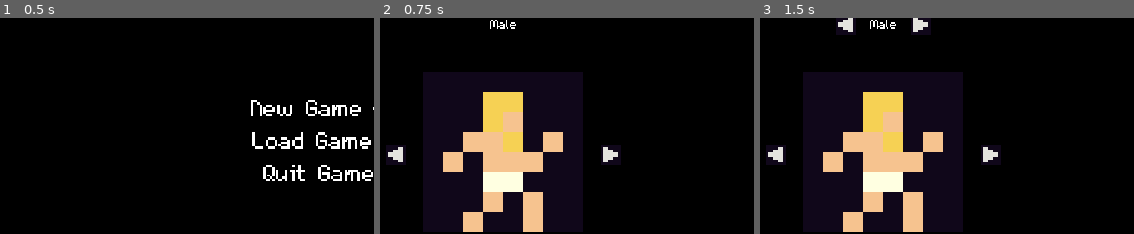
Above: before the commit, frames 1-3 (left to right).
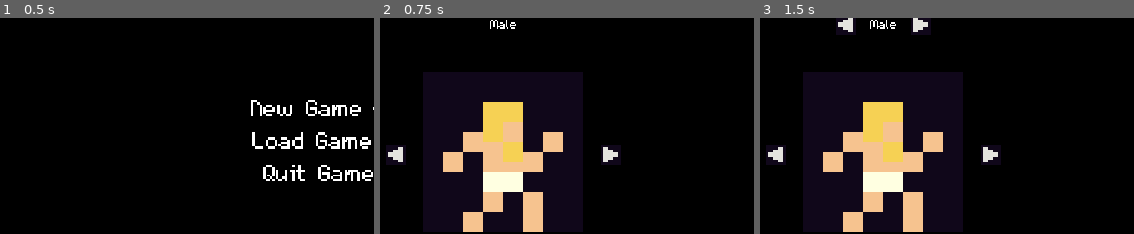
Above: after the commit, the same moments.

Repository: ChrisGlenn/Taelus
Game: Godot game, scene res://Scenes/Gameplay/MainMenu/main_menu.tscn
Two runs of this game, one before a commit and one after it. Both use one fixed random seed, a clock stepped at 60 frames per second and the inputs below.
Inputs:
- Up to frame 1 (0.5 s): no input
- Up to frame 2 (0.75 s): tap Enter at 0.5 s; hold Right (tae_right) from 0.53 s (still down); tap Space (tae_select) at 0.6 s
- Up to frame 3 (1.5 s): tap Space (tae_select) at 1.25 s; release Right (tae_right) at 1.28 s; hold Down (tae_down) from 1.28 s (still down); tap End (tae_end) at 1.35 s
The pictures show only the part of the screen within x 0-50%, y 32-82%; the shares and areas given below are measured in that part.

Frame 1 is identical in both runs. In frame 2, 1.5% of the frame differs, in the area x 27-39%, y 34-67%; in frame 3, 1.5%.

Commit message:
11/18/2023 NIGHT II

Diff:
--- a/Scenes/Gameplay/CharacterCreation/character_creation.gd
+++ b/Scenes/Gameplay/CharacterCreation/character_creation.gd
@@ -63,6 +63,13 @@
 					# fae easterner
 					AVATAR_CHAR.frame = 7
 					AVATAR_HAIR.frame = 37
+					AVATAR_HAIR.global_position.y = 208
+				elif char_input_pos == 5:
+					# ilyad westerner
+					print("TEST")
+					AVATAR_CHAR.frame = 11
+					AVATAR_HAIR.frame = 17
+					AVATAR_HAIR.global_position.y = 256
 			else:
 				Globals.player_race = Globals.races[char_input_pos] # record the chosen race
 				char_input_pos = 0 # reset char_input_pos
@@ -76,6 +83,10 @@
 			if !char_selected:
 				char_selection(Globals.genders.size()-1) # choose a gender
 				GENDER_SEL.text = Globals.genders[char_input_pos]
+				# update the charplaceholder avatar based on gender
+				if char_input_pos == 0:
+					# male
+					pass
 			else:
 				Globals.player_gender = Globals.genders[char_input_pos] # record the chosen gender
 				char_input_pos = 0 # reset char_input_pos
--- a/Scenes/Gameplay/CharacterCreation/character_creation.tscn
+++ b/Scenes/Gameplay/CharacterCreation/character_creation.tscn
@@ -112,7 +112,7 @@
 frame = 1
 
 [node name="HairPlaceholder" type="Sprite2D" parent="AvatarCreation"]
-position = Vector2(128, 224)
+position = Vector2(128, 232)
 scale = Vector2(8, 8)
 texture = ExtResource("4_vqj2h")
 hframes = 32
--- a/Scripts/Globals.gd
+++ b/Scripts/Globals.gd
@@ -24,7 +24,9 @@
 var can_play = true # if the player can play
 var in_combat = false # if the game is in combat mode or not
 var player_name = "Adan" # player's name
-var player_avatar = 0 # 0 male version 1 female version (Gen. 1:27)
+var player_avatar = 1 # the frame for the player's body
+var player_avatar_hair = 17 # frame for the hair
+var player_avatar_clothing = 0 # frame for clothing (dynamic in game)
 var player_gender = "Male" # male/female (Gen. 1:27)
 var player_race = "HUMAN - NORTHERNER" # player's race (default: human - northerner)
 var player_status = "Healthy" # player's current status
